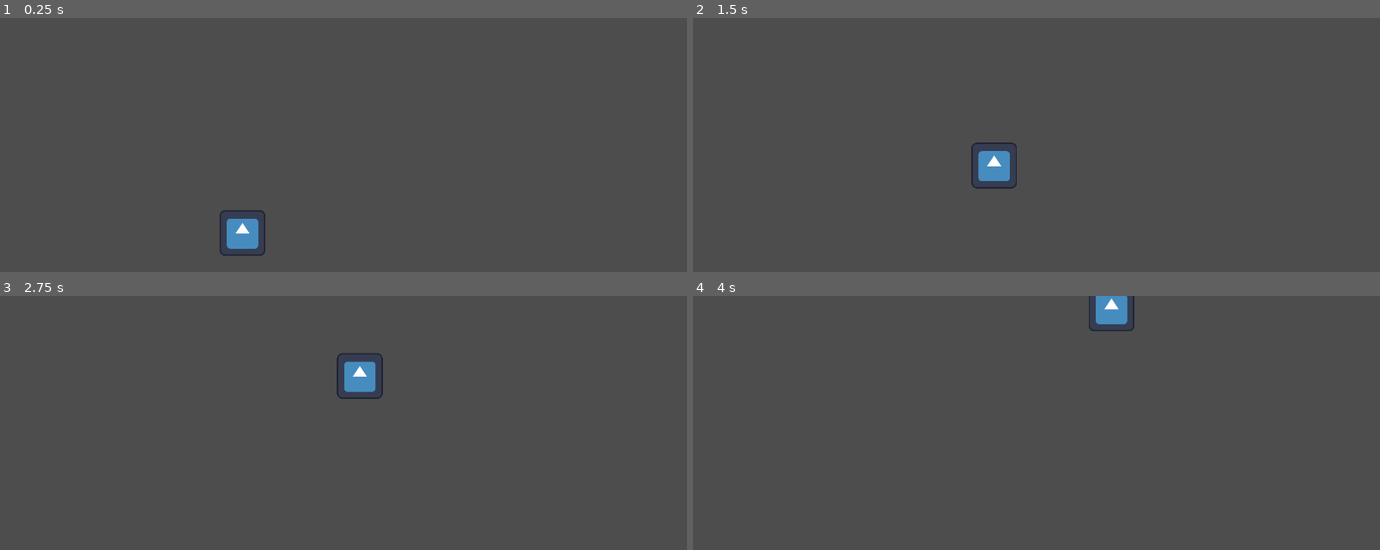
Above: before the commit, frames 1-4 (two rows, left to right).
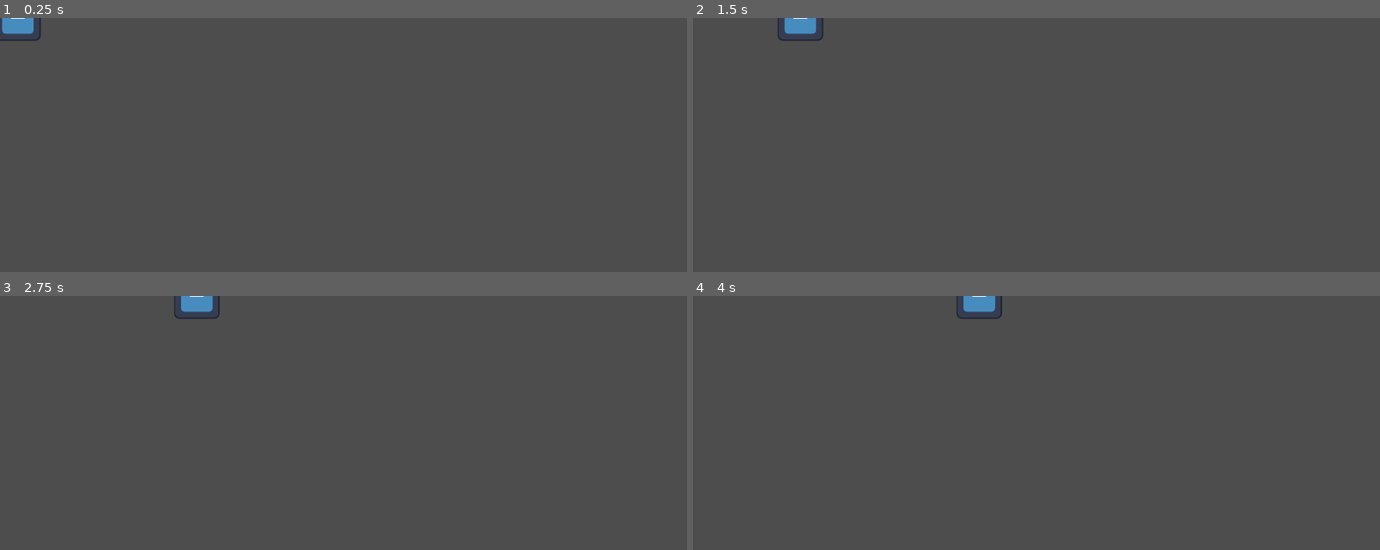
Above: after the commit, the same moments.

Repository: KaarenTenson/GameJam2025GreenMoneyQuack
Game: Godot game, scene res://scenes/pizza.tscn
Two runs of this game, one before a commit and one after it. Both use one fixed random seed, a clock stepped at 60 frames per second and the inputs below. This scene is started directly instead of the project's main scene. The engine's default icon, where the game draws it, is replaced by a stand-in: a white triangle on a blue panel in a dark square.
Inputs (mouse positions are in pixels of both pictures, inside the frame that each line leads up to):
- Up to frame 1 (0.25 s): no input
- Up to frame 2 (1.5 s): move the mouse to (1187, 190) at 0.52 s; press the mouse at (1187, 190) at 0.53 s; move the mouse to (899, 231) at 1.27 s; release the mouse at (899, 231) at 1.28 s; right-click (899, 231) at 1.35 s
- Up to frame 3 (2.75 s): move the mouse to (412, 405) at 2.02 s; press the mouse at (412, 405) at 2.03 s
- Up to frame 4 (4 s): move the mouse to (outside the picture) at 2.77 s; release the mouse at (outside the picture) at 2.78 s; right-click (outside the picture) at 2.85 s; move the mouse to (1242, 547) at 3.52 s; press the mouse at (1242, 547) at 3.53 s

The runs differ from the first frame. In frame 1, 1.1% of the frame differs, in the area x 0-39%, y 0-94%; in frame 2, 1.1%; in frame 3, 1.1%, in the area x 25-56%, y 0-41%; in frame 4, 1.0%.

Commit message:
Jammer gut

Diff:
--- /dev/null
+++ b/gamejam2025greenmoneyquack/scenes/jam_hit_box.tscn
@@ -0,0 +1,6 @@
+[gd_scene load_steps=2 format=3 uid="uid://by6lf3vmr4k0b"]
+
+[ext_resource type="Script" uid="uid://cwf5b4qk80dy0" path="res://scripts/jammer/jam_hit_box.gd" id="1_ido3m"]
+
+[node name="HitBoxComponent" type="Area2D"]
+script = ExtResource("1_ido3m")
--- a/gamejam2025greenmoneyquack/scenes/jammer.tscn
+++ b/gamejam2025greenmoneyquack/scenes/jammer.tscn
@@ -1,8 +1,10 @@
-[gd_scene load_steps=4 format=3 uid="uid://dyoo02ktjidrx"]
+[gd_scene load_steps=5 format=3 uid="uid://dyoo02ktjidrx"]
 
 [ext_resource type="Script" uid="uid://c0n4q3o4ailqn" path="res://scripts/jammer/jam_health.gd" id="1_qubyu"]
 [ext_resource type="Script" uid="uid://ckkfuud82cb7d" path="res://scripts/jammer/jammer.gd" id="1_udmue"]
 [ext_resource type="Script" uid="uid://cwf5b4qk80dy0" path="res://scripts/jammer/jam_hit_box.gd" id="3_dml03"]
+
+[sub_resource type="RectangleShape2D" id="RectangleShape2D_dml03"]
 
 [node name="Jammer" type="Node2D"]
 script = ExtResource("1_udmue")
@@ -14,8 +16,8 @@
 
 [node name="AnimatedSprite2D" type="AnimatedSprite2D" parent="."]
 
-[node name="HitBox" type="Node2D" parent="." node_paths=PackedStringArray("health")]
+[node name="HitBox" type="Area2D" parent="."]
 script = ExtResource("3_dml03")
-health = NodePath("../Health")
 
-[node name="Area2D" type="Area2D" parent="HitBox"]
+[node name="CollisionShape2D" type="CollisionShape2D" parent="HitBox"]
+shape = SubResource("RectangleShape2D_dml03")
--- a/gamejam2025greenmoneyquack/scenes/pizza.tscn
+++ b/gamejam2025greenmoneyquack/scenes/pizza.tscn
@@ -1,7 +1,8 @@
-[gd_scene load_steps=5 format=3 uid="uid://c8cp4q8ehgy0g"]
+[gd_scene load_steps=6 format=3 uid="uid://mqu2q71lm7hr"]
 
-[ext_resource type="Script" uid="uid://dckl2ughahc4l" path="res://scripts/pizza.gd" id="1_7q0oi"]
+[ext_resource type="Script" uid="uid://dckl2ughahc4l" path="res://scripts/pizza/pizza.gd" id="1_7q0oi"]
 [ext_resource type="Texture2D" uid="uid://jxilf477tybe" path="res://icon.svg" id="2_xpi5f"]
+[ext_resource type="Script" uid="uid://b1j8pr3qpfuv5" path="res://scripts/pizza/pizza_hit_box.gd" id="3_pr8rg"]
 
 [sub_resource type="SpriteFrames" id="SpriteFrames_pr8rg"]
 animations = [{
@@ -23,16 +24,18 @@
 size = Vector2(161, 49)
 
 [node name="Node2D" type="Node2D"]
-position = Vector2(645, 639)
 script = ExtResource("1_7q0oi")
 
 [node name="AnimatedSprite2D" type="AnimatedSprite2D" parent="."]
 sprite_frames = SubResource("SpriteFrames_pr8rg")
 animation = &"new_animation"
 
-[node name="Area2D" type="Area2D" parent="."]
+[node name="HitBox" type="Area2D" parent="."]
+script = ExtResource("3_pr8rg")
 
-[node name="CollisionShape2D" type="CollisionShape2D" parent="Area2D"]
+[node name="CollisionShape2D" type="CollisionShape2D" parent="HitBox"]
 position = Vector2(106, -51)
 shape = SubResource("RectangleShape2D_xpi5f")
 debug_color = Color(1, 1, 1, 0.42)
+
+[connection signal="area_entered" from="HitBox" to="HitBox" method="_on_area_entered"]
--- a/gamejam2025greenmoneyquack/scripts/jammer/jam_health.gd
+++ b/gamejam2025greenmoneyquack/scripts/jammer/jam_health.gd
@@ -1,10 +1,23 @@
 extends Node2D
 class_name JamHealth
 
-@export var health := 1
-@export var pizza: int = global.pizza.MEAT
+@export var maxHealth := 1
+var health
+var type = get_parent().pizza
 
-func hit():
+func _ready() -> void:
+	health = maxHealth
+
+func hit(pizza: Pizza):
+	if type == pizza.pizza:
+		correct()
+	else:
+		wrong()
+
+func correct():
 	health -= 1
-	if (health == 0):
+	if health < 1:
 		get_parent().die()
+
+func wrong():
+	pass
--- a/gamejam2025greenmoneyquack/scripts/jammer/jam_hit_box.gd
+++ b/gamejam2025greenmoneyquack/scripts/jammer/jam_hit_box.gd
@@ -1,5 +1,10 @@
-extends Node2D
+extends Area2D
 class_name JamHitBox
 
 @export var health: JamHealth
-var type = get_parent().pizza
+
+func hit(pizza: Pizza):
+	if health:
+		health.hit(pizza)
+
+	pizza.queue_free()
--- a/gamejam2025greenmoneyquack/scripts/jammer/jammer.gd
+++ b/gamejam2025greenmoneyquack/scripts/jammer/jammer.gd
@@ -4,4 +4,4 @@
 @export var pizza := global.pizza.MEAT
 
 func die():
-	pass
+	queue_free()
--- a/gamejam2025greenmoneyquack/scripts/pizza.gd
+++ b/gamejam2025greenmoneyquack/scripts/pizza/pizza.gd
@@ -13,5 +13,6 @@
 	if direction != null:
 		position += direction.normalized() * speed * delta
 		print(position)
+
 func _ready() -> void:
 	set_new_position(Vector2(1200,0))
--- /dev/null
+++ b/gamejam2025greenmoneyquack/scripts/pizza/pizza_hit_box.gd
@@ -0,0 +1,5 @@
+extends Area2D
+
+func _on_area_entered(area: Area2D) -> void:
+	if area is JamHitBox:
+		area.hit(get_parent())
Renamed: gamejam2025greenmoneyquack/scripts/pizza.gd.uid -> gamejam2025greenmoneyquack/scripts/pizza/pizza.gd.uid
Not shown, added: gamejam2025greenmoneyquack/scripts/pizza/pizza_hit_box.gd.uid
